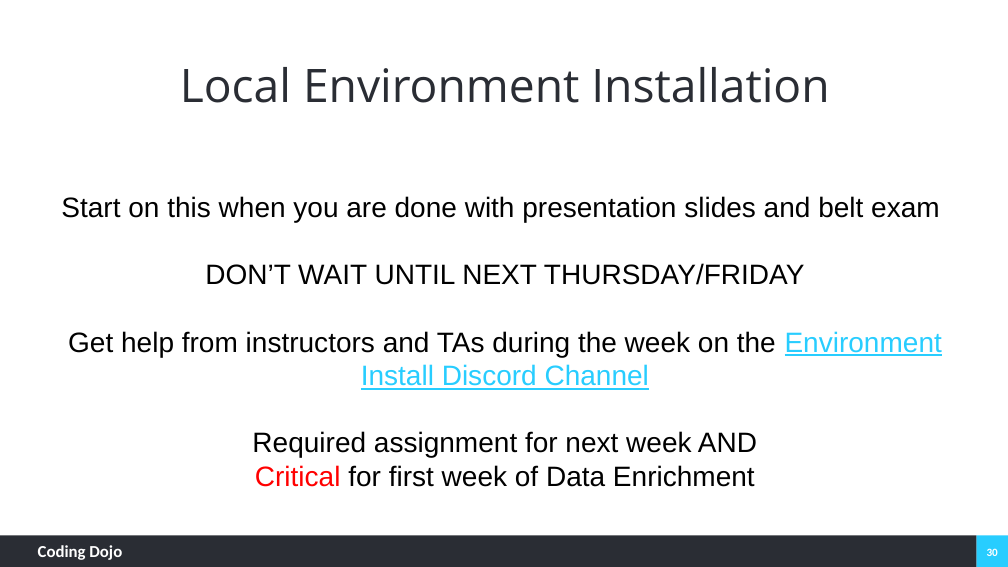
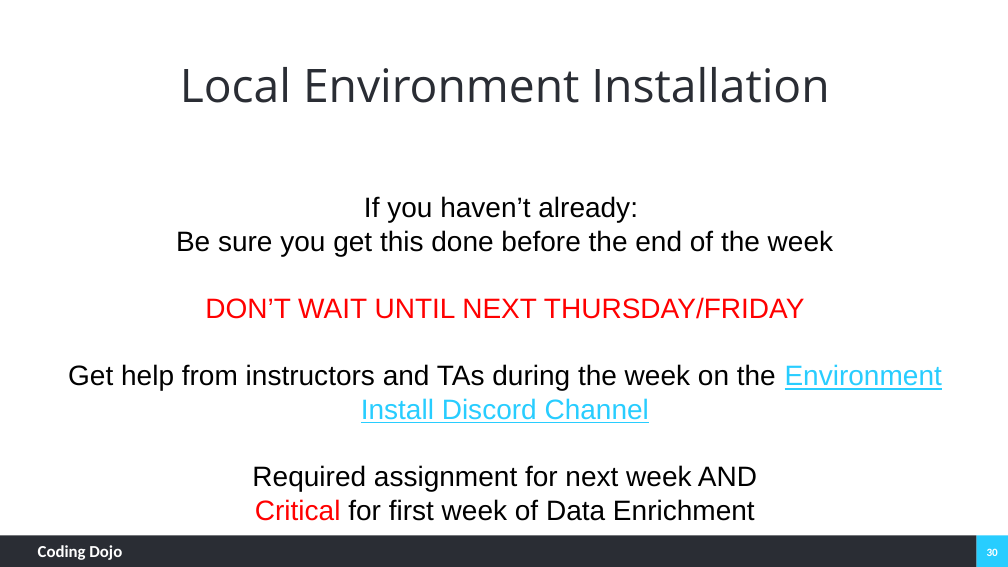
Before and after one commit to pylabview/week-11-lecture-2-tuning-deep-learning-models, a slide deck: slide 30 of Week 11 Day 2 Tuning Neural Networks.pptx. Drawn at 1008x567 pixels with LibreOffice and Linux fonts; fonts in the diff are those of the drawing; background and template pictures are left out. Boxes give left, top, right and bottom in pixels: in the first picture for what was removed or moved away, otherwise in the second. Text is boxed around its words. In the diff, an @@ line names an element or a change of style, - is before the commit and + after.

```diff
--- a/Week 11 Day 2 Tuning Neural Networks.pptx
+++ b/Week 11 Day 2 Tuning Neural Networks.pptx
@@ text at (x1=176, y1=196, x2=833, y2=256): text changed @@
-Start on this when you are done with presentation slides and belt exam
+If you haven’t already:
+Be sure you get this done before the end of the week
@@ text at (x1=205, y1=297, x2=805, y2=319): text colour #000000 to #FF0000 in "DON’T WAIT UNTIL NEXT THURSDAY/FRIDAY" @@
```
Also in this commit, not shown: 6 other files.
